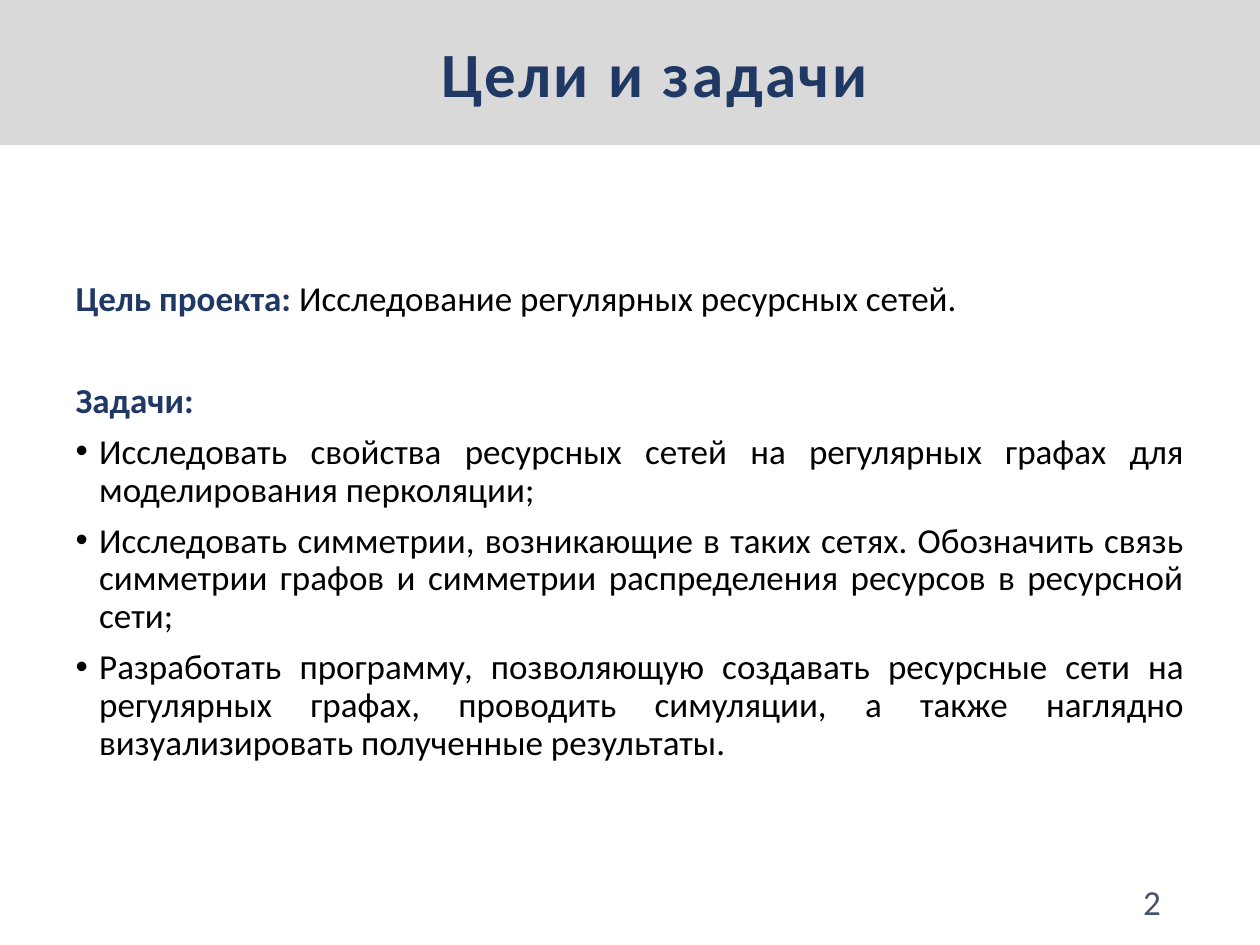
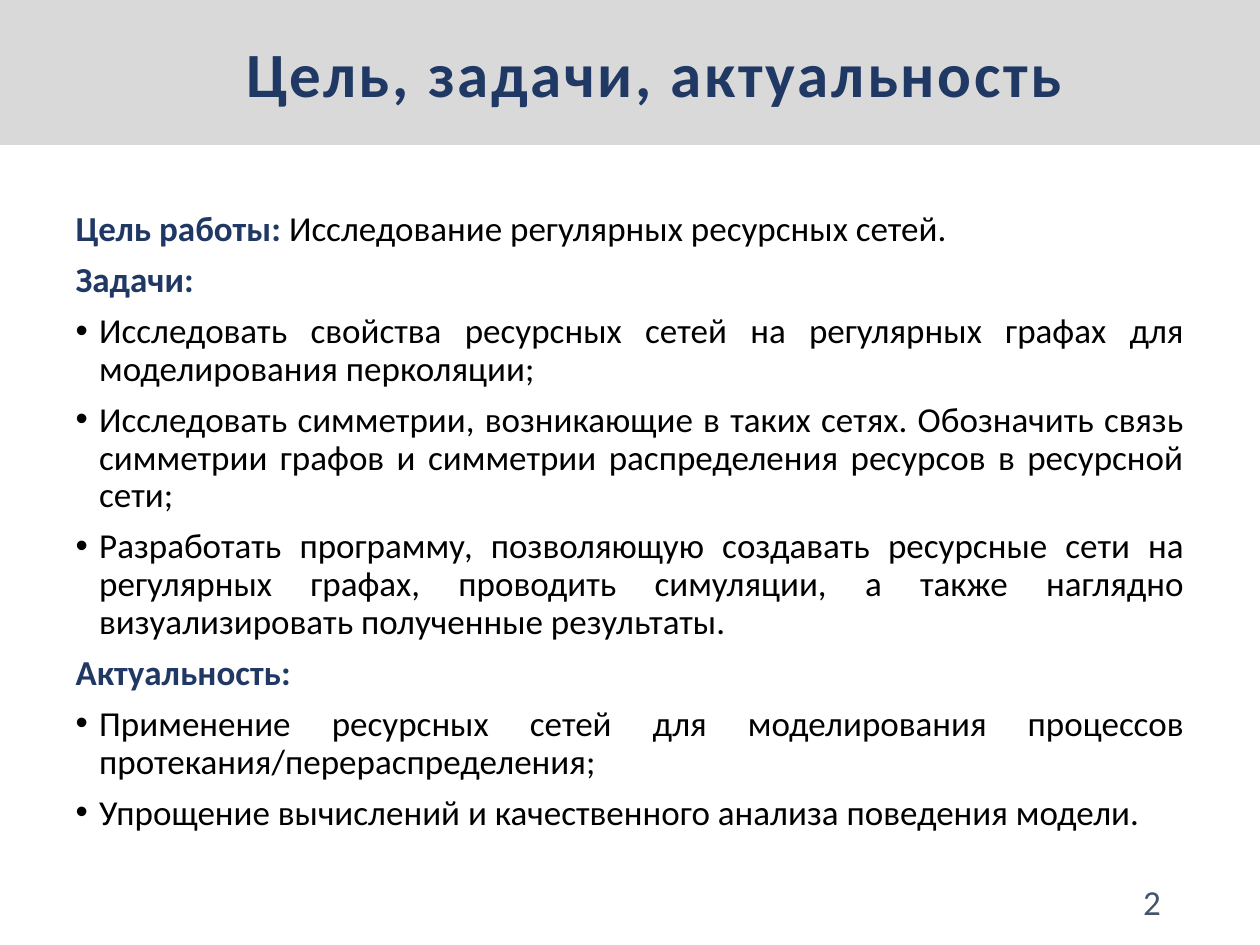
Before and after one commit to heinwol/master-thesis, a slide deck: slide 2 of presentation/Корешков НИР.pptx. Drawn at 1260x945 pixels with LibreOffice and Linux fonts; fonts in the diff are those of the drawing. Boxes give left, top, right and bottom in pixels: in the first picture for what was removed or moved away, otherwise in the second. Text is boxed around its words. In the diff, an @@ line names an element or a change of style, - is before the commit and + after.

```diff
--- a/presentation/Корешков НИР.pptx
+++ b/presentation/Корешков НИР.pptx
@@ text in rectangle at box(246, 56, 1061, 107): text changed @@
-Цели и задачи
+Цель, задачи, актуальность
@@ text at box(76, 217, 947, 247): text changed @@
-Цель проекта: Исследование регулярных ресурсных сетей.
+Цель работы: Исследование регулярных ресурсных сетей.
@@ text at box(76, 662, 1184, 831): paragraphs added @@
+Актуальность:
+• Применение ресурсных сетей для моделирования процессов протекания/перераспределения;
+• Упрощение вычислений и качественного анализа поведения модели.
```
Also in this commit, not shown: 4 other slides changed.
